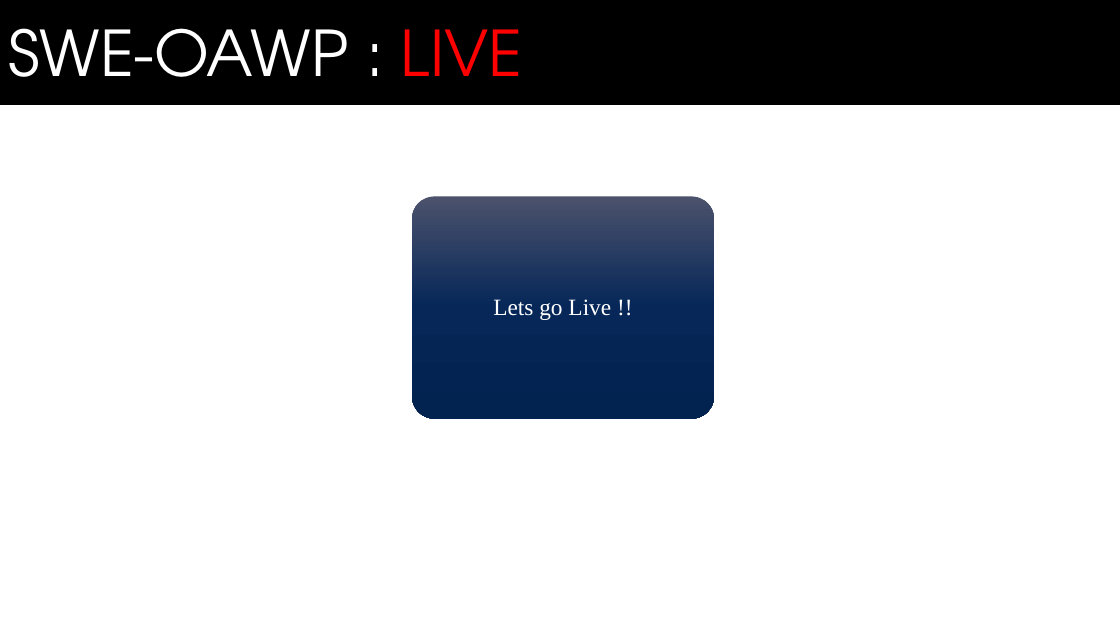
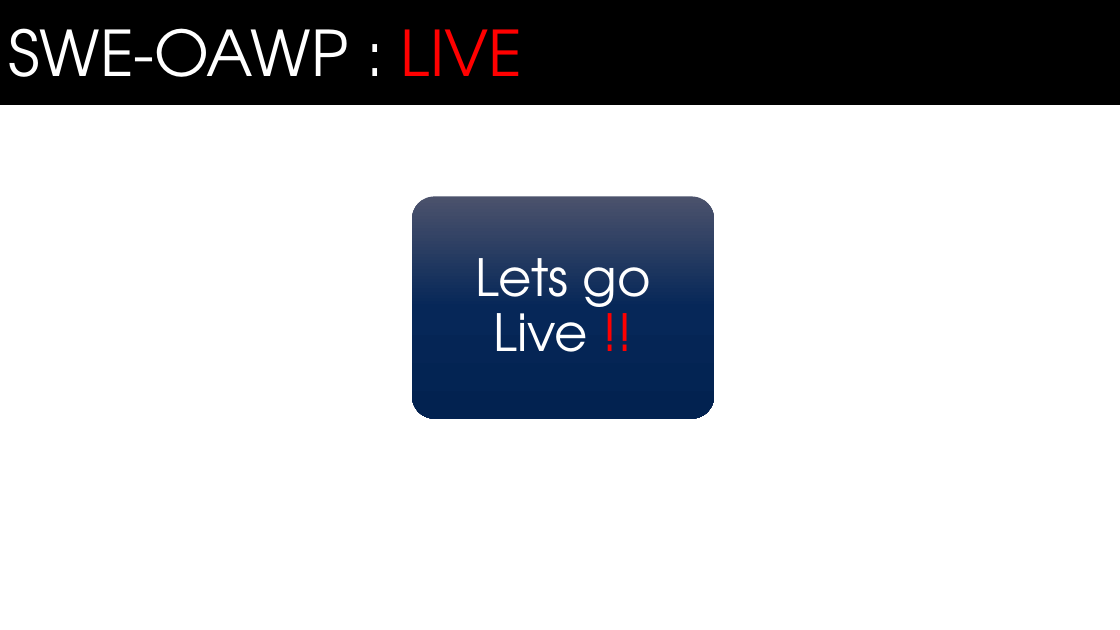
Before and after one commit to bhavyabatra/SWEN_Dynamo, a slide deck: slide 27 of Documentation/Master's Defense Presentation.pptx. Drawn at 1120x630 pixels with LibreOffice and Linux fonts; fonts in the diff are those of the drawing; background and template pictures are left out. Boxes give left, top, right and bottom in pixels: in the first picture for what was removed or moved away, otherwise in the second. Text is boxed around its words. In the diff, an @@ line names an element or a change of style, - is before the commit and + after.

```diff
--- a/Documentation/Master's Defense Presentation.pptx
+++ b/Documentation/Master's Defense Presentation.pptx
@@ text "Lets go Live !!" at <box>475,258,651,352</box>: size 20 to 44 pt, font Times New Roman to TeX Gyre Adventor; text colour #FFFFFF to #FF0000 in "!!"; more space between paragraphs @@
```
Also in this commit, not shown: 1 other slide changed.
